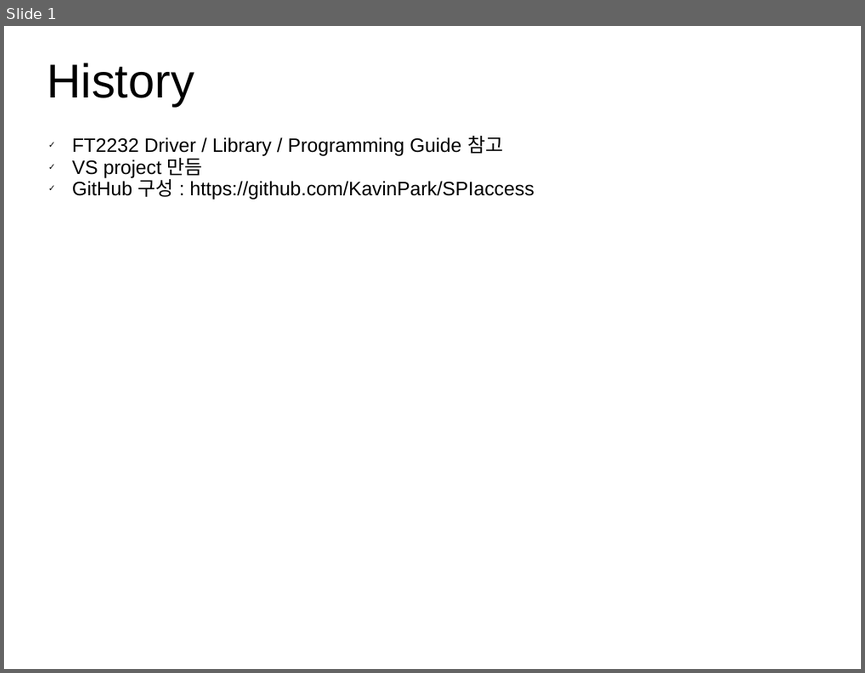
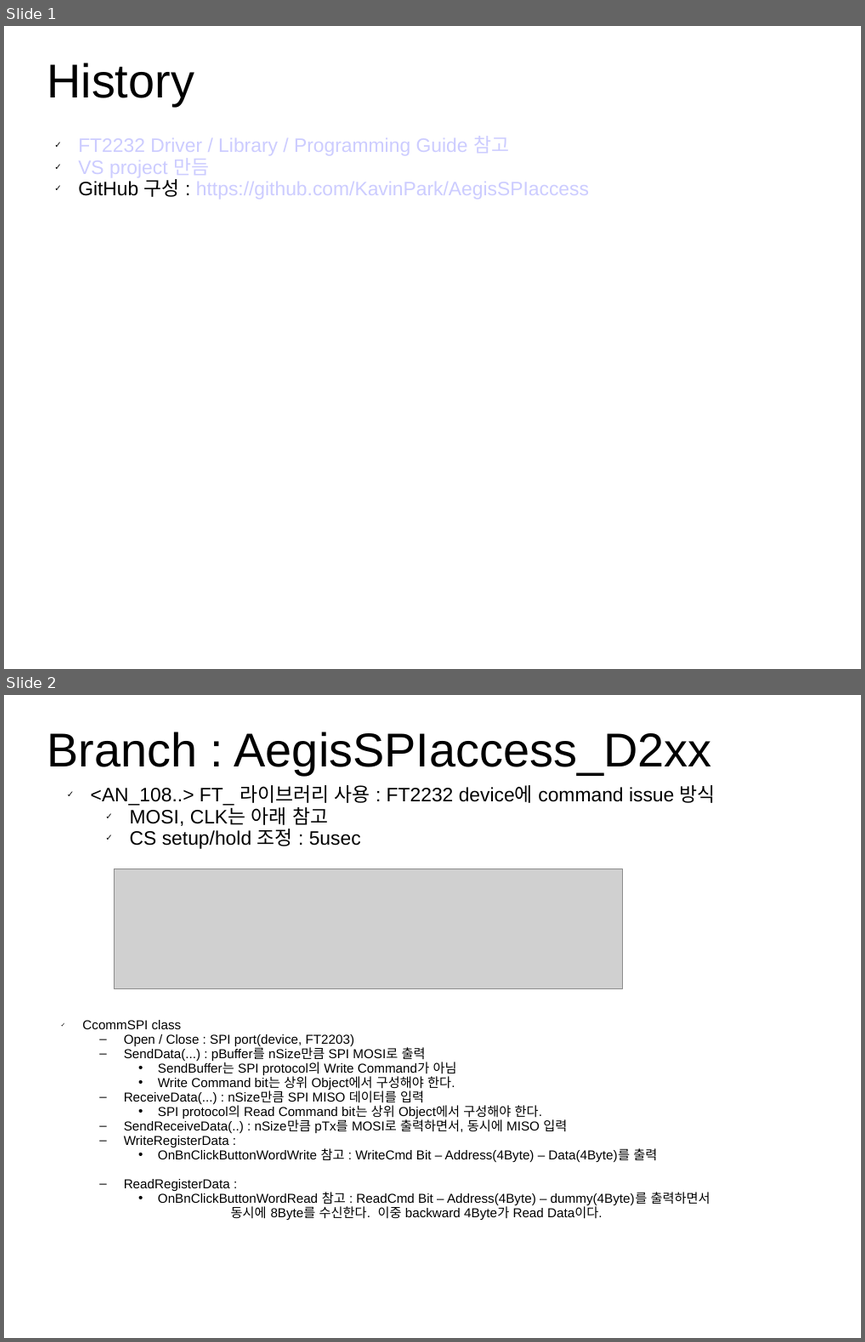
Before and after one commit to KavinPark/AegisSPIaccess, a slide deck: AegisSPI.ppt. Shown one above the other, each under a label of ours: slide 1 before the commit, slides 1 and 2 after it. The pictures are 865x673 and 865x1342 pixels, drawn with LibreOffice and Linux fonts; fonts in the diff are those of the drawing; grey boxes stand for pictures. Boxes give left, top, right and bottom in pixels: in the first picture for what was removed or moved away, otherwise in the second. Text is boxed around its words. In the diff, an @@ line names an element or a change of style, - is before the commit and + after.

```diff
--- a/AegisSPI.ppt
+++ b/AegisSPI.ppt
@@ slide 2 added at (4,695,861,1338), background #FFFFFF @@
@@ title added at (46,732,712,775), 44 pt, text #000000 @@
+Branch : AegisSPIaccess_D2xx
@@ text added at (91,785,715,849), 18 pt, text #000000 @@
+✓ <AN_108..> FT_ 라이브러리 사용 : FT2232 device에 command issue 방식
+  ✓ MOSI, CLK는 아래 참고
+  ✓ CS setup/hold 조정 : 5usec
@@ picture added at (114,869,623,989) @@
@@ text added at (82,1020,710,1219), 12 pt, text #000000 @@
+✓ CcommSPI class
+  – Open / Close : SPI port(device, FT2203)
+  – SendData(...) : pBuffer를 nSize만큼 SPI MOSI로 출력
+    • SendBuffer는 SPI protocol의 Write Command가 아님
+    • Write Command bit는 상위 Object에서 구성해야 한다.
+  – ReceiveData(...) : nSize만큼 SPI MISO 데이터를 입력
+    • SPI protocol의 Read Command bit는 상위 Object에서 구성해야 한다.
+  – SendReceiveData(..) : nSize만큼 pTx를 MOSI로 출력하면서, 동시에 MISO 입력
+  – WriteRegisterData :
+    • OnBnClickButtonWordWrite 참고 : WriteCmd Bit – Address(4Byte) – Data(4Byte)를 출력
+  – ReadRegisterData :
+    • OnBnClickButtonWordRead 참고 : ReadCmd Bit – Address(4Byte) – dummy(4Byte)를 출력하면서
+동시에 8Byte를 수신한다. 이중 backward 4Byte가 Read Data이다.
@@ slide 1 changed as well @@
@@ text "FT2232 Driver / Library / ...": place and size @@
-text "FT2232 Driver / Library / ..." at (72,136,534,199)
+text "FT2232 Driver / Library / ..." at (78,136,589,199)
@@ text at (78,136,509,177): text colour #000000 to #CCCCFF in "FT2232 Driver / Library / Programming Guide ...", "VS project 만듬" @@
@@ text at (78,179,589,199): text changed; text colour #000000 to #CCCCFF @@
-✓ GitHub 구성 : https://github.com/KavinPark/SPIaccess
+✓ GitHub 구성 : https://github.com/KavinPark/AegisSPIaccess
```
Also in this commit, not shown: 10 slides removed.
